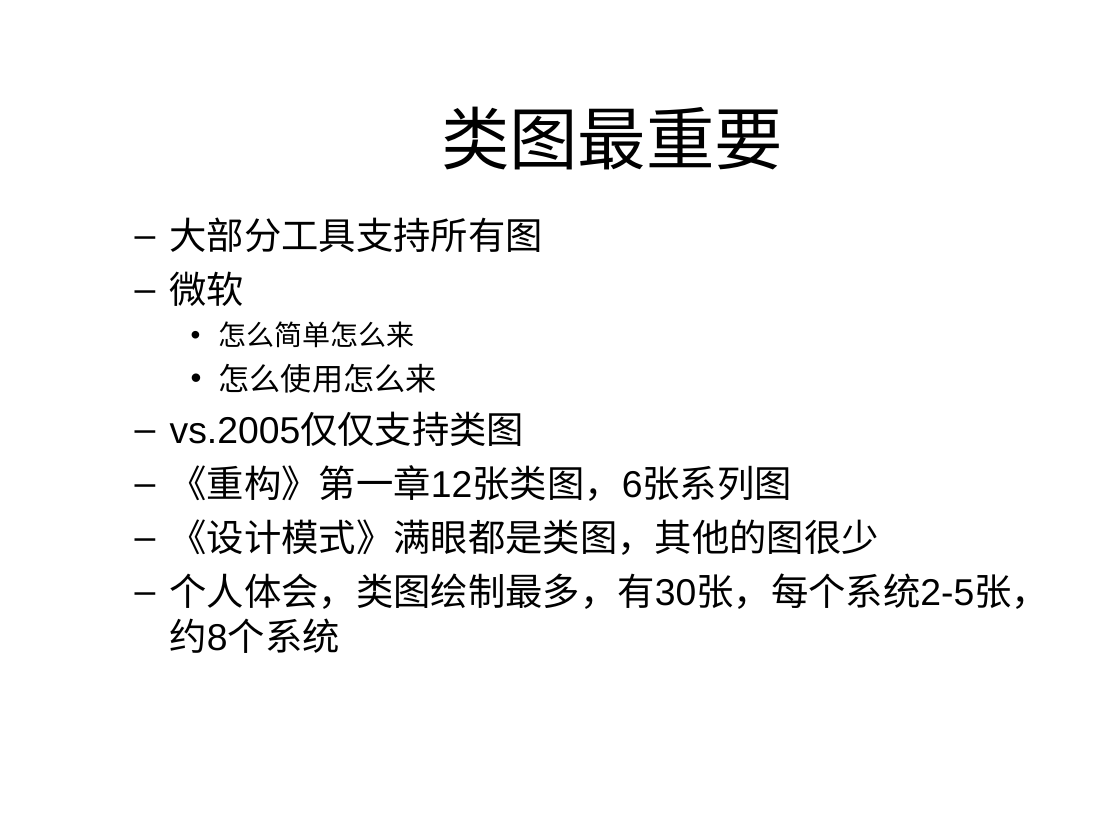
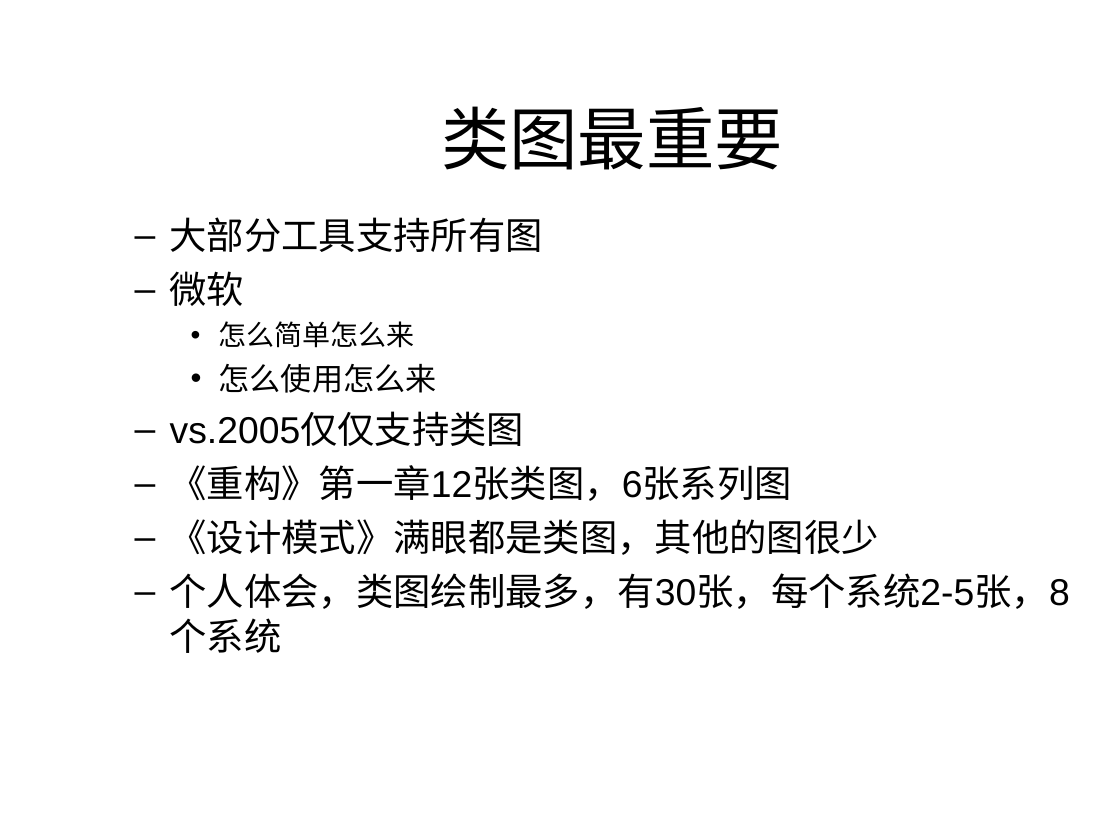
Before and after one commit to 1000copy/delpy, a slide deck: slide 7 of docs/1021project/UML理论和实践.ppt. Drawn at 1120x840 pixels with LibreOffice and Linux fonts; fonts in the diff are those of the drawing; background and template pictures are left out. Boxes give left, top, right and bottom in pixels: in the first picture for what was removed or moved away, otherwise in the second. Text is boxed around its words. In the diff, an @@ line names an element or a change of style, - is before the commit and + after.

```diff
--- a/docs/1021project/UML理论和实践.ppt
+++ b/docs/1021project/UML理论和实践.ppt
@@ text at <box>170,573,1070,609</box>: text changed @@
-  – 个人体会，类图绘制最多，有30张，每个系统2-5张，约8个系统
+  – 个人体会，类图绘制最多，有30张，每个系统2-5张，8个系统
```
Also in this commit, not shown: 4 other slides changed, 7 slides added, 2 slides removed.
